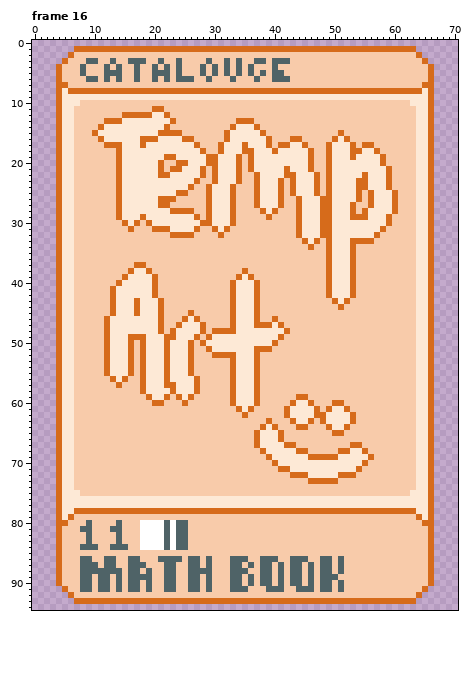
Pixel-art file: art/DuckItems.aseprite. Above: the version before the commit.
71x95 pixels, 19 frames. Shown: frame 16. The commit also changed other frames, which this record leaves out.
And afterwards:
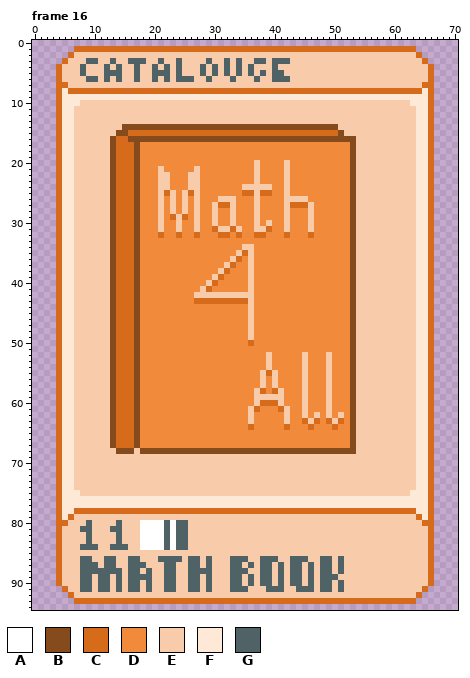
Palette (. is transparent): A #ffffff  B #864b1c  C #d66b1b  D #f28a3c  E #f8cbaa  F #fde9d6  G #4f6367
What changed:
Changed rows in their new state; - is an unchanged pixel.
Frame 16, layer "Art":
first column x 10:
11 ----------EE---------------------------------------
12 -----EEEEEEEE--------------------------------------
13 --EEEEEEEEEEEE----------EEE------------------------
14 -EEEEBBBBBBBBBBBBBBBBBBBBBBBBBBBBBBBBBBBB----------
15 EEEEBBCCCCC----CCCCCCC-CCCCC-CCCCCCCCCCCCB---------
16 -EEBCCBBBBBBBBBBBBBBBBBBBBBBBBBBBBBBBBBBBBBB-------
17 --EB-CCBDDDDDDDDDDDDDDDDDDDDDDDDDDDDDDDDDDDB-EE----
18 ---B-CCBDDDDDDDDDDDDDDDDDDDDDDDDDDDDDDDDDDDBEEEE---
19 ---B-CCBDDDDDDDDDDDDDDDDDDDDDDDDDDDDDDDDDDDBEEEEE--
20 ---B-CCBDDDDDDDDDDDDDDDDDDDEDDDDEDDDDDDDDDDBEEEEE--
21 ---B-CCBDDDEDDDDDEDDDDDDDDDEDDDDEDDDDDDDDDDBEEEEEE-
22 ---B-CCBDDDEEDDDEEDDDDDDDDDEDDDDEDDDDDDDDDDBEEEEEE-
23 ---B-CCBDDDEEDDDEEDDDDDDDDDEDDDD-DDDDDDDDDDBEEEEEE-
24 ---B-CCBDDDEEDDDE-DDDDDDD--EEEDD-DDDDDDDDDDBEEEEEE-
25 ---B-CCBDDDECEDEC-DDDDDDDCCECCDD-DDDDDDDDDDBE-EEEEE
26 ---B-CCBDDDEDED-D-DDDEEEDDDEDDDD--EEDDDDDDDBE-EEEEE
27 ---B-CCBDDDED-D-D-DDECCEDDDEDDDD-C-CEDDDDDDB--EEEEE
28 ---B-CCBDDDEDEDED-DDEDDEDDD-DDDD-DDDEDDDDDDB-EEEEEE
29 ---B-CCBDDDEDCECDEDDEDDEDDD-DDDD-DDDEDDDDDDBEEEEEE-
30 ---BC-CBDDDEDDEDDEDDEDDEDDD-D-DD-DDDEDDDDDDBEEEEEE-
31 ---BCC-BDDDEDDEDDEDD-EEC-DD--CDD-DDDEDDDDDDBEEEEE--
32 ---BCCCBDDDCDD-DDCDDD-CDCDDCCDDDCDDDCDDDDDDBEEEE---
33 ---BCCCBDDDDDDDDDDDDDDDDDDDDDDDDDDDDDDDDDDDBEEE----
34 ---BCCCBDDDDDDDDDDDDDDDDD--DDDDDDDDDDDDDDDDB-------
35 ---BCCCBDDDDDDDDDDDDDDDD-C-DDDDDDDDDDDDDDDDB-------
36 ---BCCCBDDDDDDDDDDDDDDD-CD-DDDDDDDDDDDDDDDDB-------
37 ---BCCCBDDDDDDDDDDDDDD-CDD-DDDDDDDDDDDDDDDDB-------
38 ---BCC-BDDDDDDDDDDDDD-CDDD-DDDDDDDDDDDDDDDDB-------
39 ---BC-CBDDDDDDDDDDDD-CDDDDEDDDDDDDDDDDDDDDDB-------
40 ---B-CCBDDDDDDDDDDD-CDDDDDEDDDDDDDDDDDDDDDDB-------
41 ---BCCCBDDDDDDDDDD-CDDDDDDEDDDDDDDDDDDDDDDDB-------
42 ---BCCCBDDDDDDDDD------EEEEDDDDDDDDDDDDDDDDB-------
43 ---BCCCBDDDDDDDDDCCCCCC-CCEDDDDDDDDDDDDDDDDB-------
44 ---BCCCBDDDDDDDDDDDDDDDDDDEDDDDDDDDDDDDDDDDB-------
45 ---BCCCBDDDDDDDDDDDDDDDDDDEDDDDDDDDDDDDDDDDB-------
46 --EBCCCBDDDDDDDDDDDDDDDDDDEDDDDDDDDDDDDDDDDB-------
47 --EBCCCBDDDDDDDDDDDDDDDDDDEDDDDDDDDDDDDDDDDB-------
48 --EBCCCBDDDDDDDDDDDDDDDDDDEDDDDDDDDDDDDDDDDB-------
49 --EBCC-BDDDDDDDDDDDDDDDDDDEDDDDDDDDDDDDDDDDB-------
50 --EBCC-BDDDDDDDDDDDDDDDDDDCDDDDDDDDDDDDDDDDB-------
51 --EBCC-BDDDDDDDDDDDDDDDDDDDDDDDDDDDDDDDDDDDB-------
52 --EBCC-BDDDDDDDDDDDDDDDDDDDDD-DDDDD-DDD-DDDB-------
53 --EBCC-BDDDDDDDDDDDDDDDDDDDDD-DDDDD-DDD-DDDB-------
54 --EBCC-BDDDDDDDDDDDDDDDDDDDDD-DDDDD-DDD-DDDB-------
55 --EBCC-BDDDDDDDDDDDDDDDDDDDD-C-DDDD-DDD-DDDB-------
56 ---BC-CBDDDDDDDDDDDDDDDDDDDD-D-DDDD-DDD-DDDB-------
57 ---B-CCBDDDDDDDDDDDDDDDDDDDD-D-DDDD-DDD-DDDB-------
58 ---BCCCBDDDDDDDDDDDDDDDDDDDECDC-DDD-DDD-DDDB-------
59 ---BCCCBDDDDDDDDDDDDDDDDDDDE----DDDEDDD-DDDB-------
60 ---BCCCBDDDDDDDDDDDDDDDDDDDECCC-DDDEDDD-DDDB-------
61 ---BCCCBDDDDDDDDDDDDDDDDDDECDDDCEDDEDDDEDDDB-------
62 ---BCCCBDDDDDDDDDDDDDDDDDD-DDDDDEDDEDEDEDEDB-------
63 ---BCCCBDDDDDDDDDDDDDDDDDD-DDDDD-DDCECDCECDB-------
64 ---BCCCBDDDDDDDDDDDDDDDDDDCDDDDDCDDDCDDDCDDB-------
65 ---BCCCBDDDDDDDDDDDDDDDDDDDDDDDDDDDDDDDDDDDB-------
66 ---BCCCBDDDDDDDDDDDDDDDDDDDDDDDDDDDDDDDDDDDB-------
67 ---BCCCBDDDDDDDDDDDDDDDDDDDDDDDDDDDDDDDDDDDBE------
68 ----BBB-BBBBBBBBBBBBBBBBBBBBBBBBBBBBBBBBBBBBEE-----
69 -----------------------------EEEEEEEEEEEEEEEEEE----
70 ------------------------------EEEEEEEEEEEEEEEE-----
71 -------------------------------EEEEEEEEEEEEEE------
72 ---------------------------------EEEEEEEEEEE-------
73 ------------------------------------EEEEE----------
Where, in picture pixels (left, top, right, bottom), the same in both pictures:
changed: (92, 106, 398, 484)
